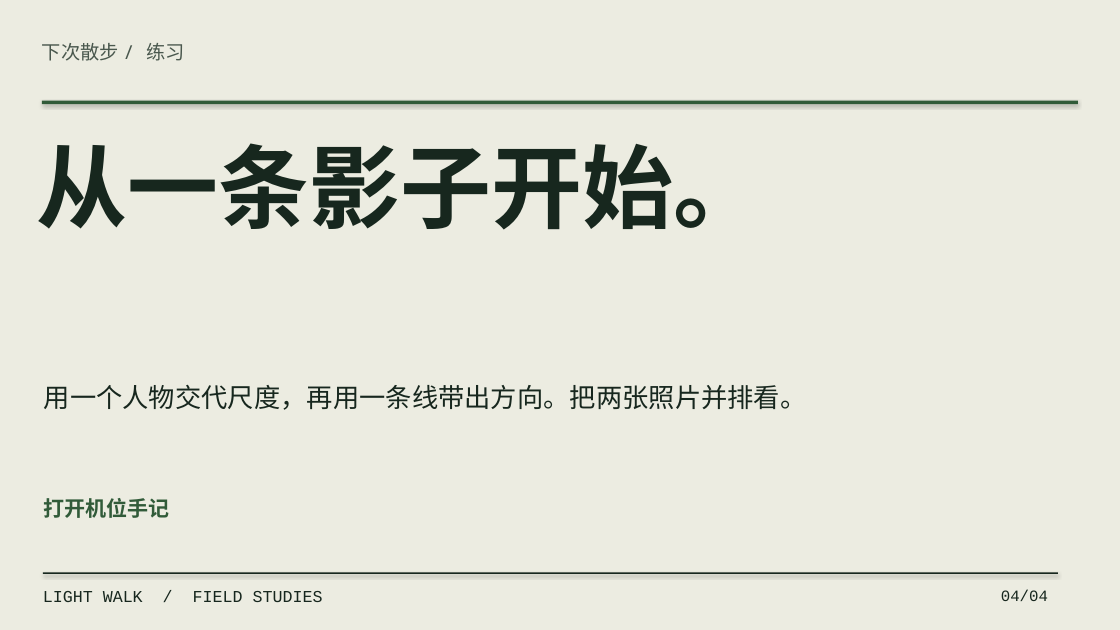
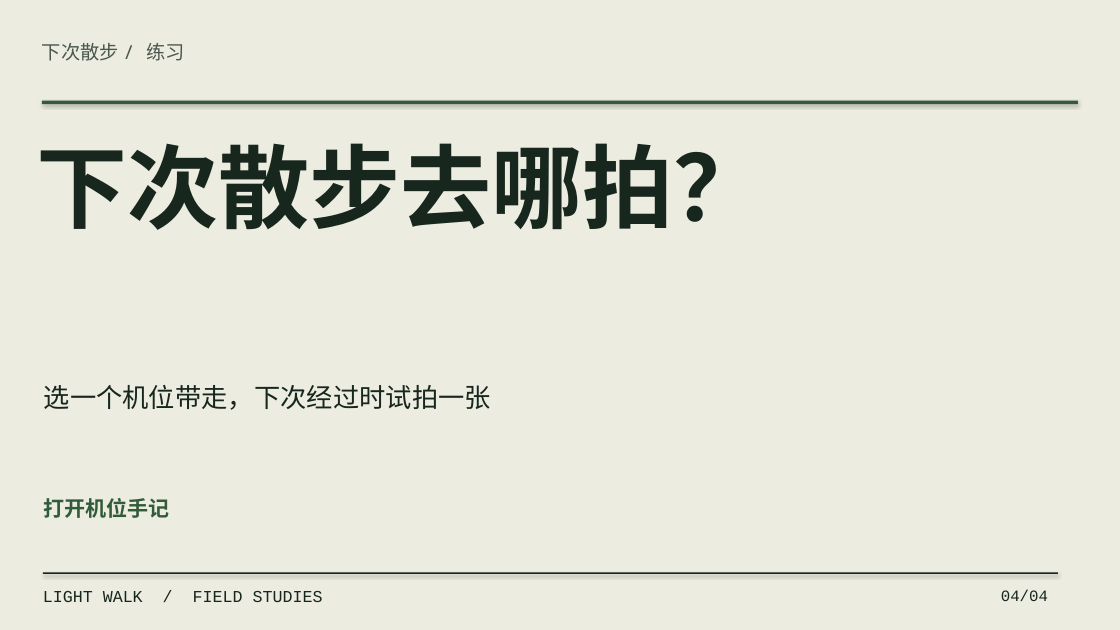
Before and after one commit to joeymilano/joey-design, a slide deck: slide 4 of docs/lightwalk-deck-zh.pptx. Drawn at 1120x630 pixels with LibreOffice and Linux fonts; fonts in the diff are those of the drawing. Boxes give left, top, right and bottom in pixels: in the first picture for what was removed or moved away, otherwise in the second. Text is boxed around its words. In the diff, an @@ line names an element or a change of style, - is before the commit and + after.

```diff
--- a/docs/lightwalk-deck-zh.pptx
+++ b/docs/lightwalk-deck-zh.pptx
@@ text at box(37, 143, 765, 230): text changed @@
-从一条影子开始。
+下次散步去哪拍？
@@ text at box(44, 385, 491, 410): text changed @@
-用一个人物交代尺度，再用一条线带出方向。把两张照片并排看。
+选一个机位带走，下次经过时试拍一张
```
Also in this commit, not shown: 3 other slides changed, 23 other files.
